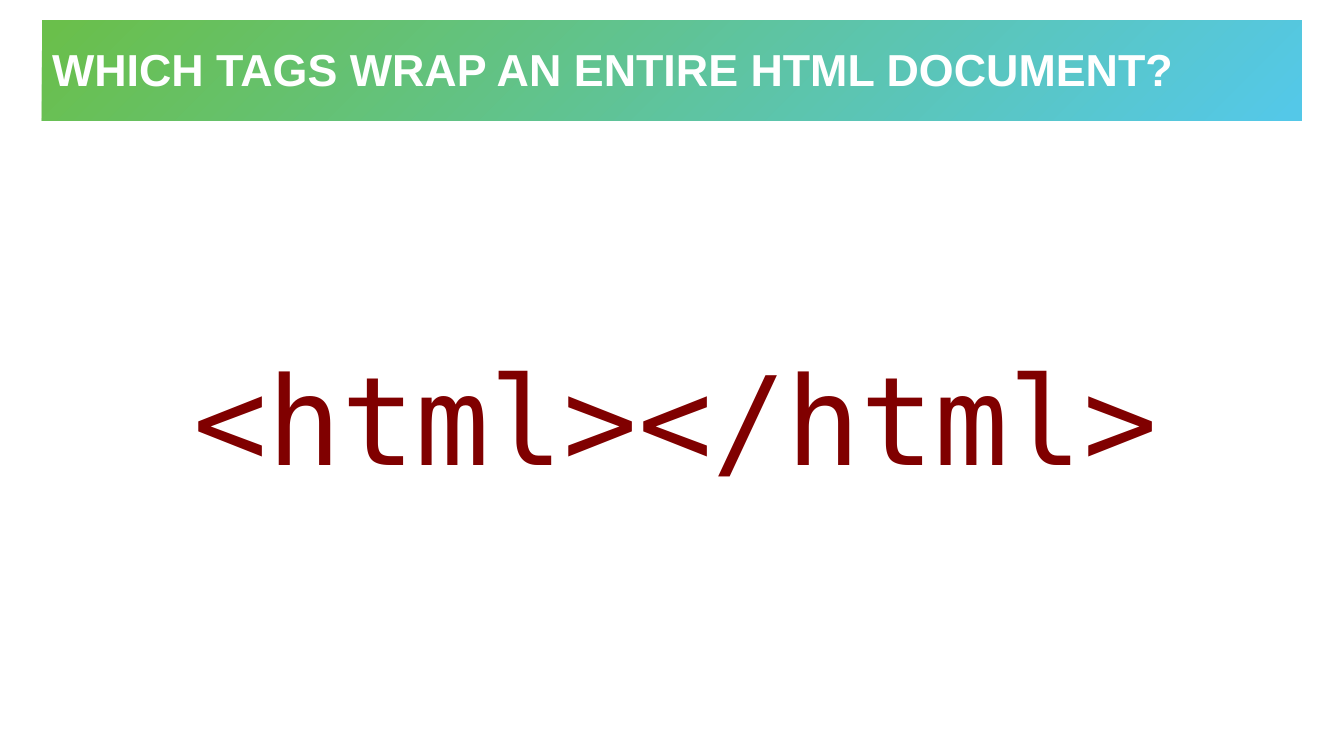
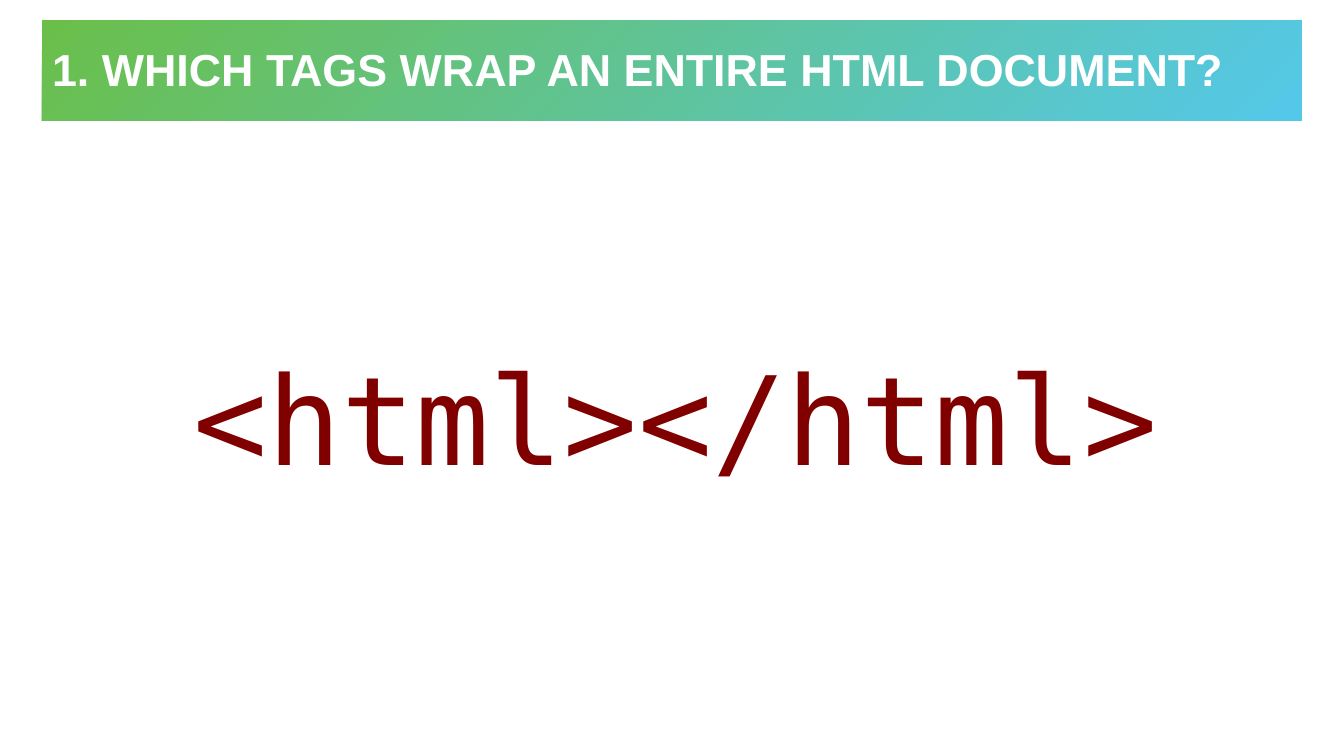
Before and after one commit to hytechclub/web-101, a slide deck: slide 3 of Week06/HtmlCssReviewActivity.pptx (slide 2 before the commit). Drawn at 1344x756 pixels with LibreOffice and Linux fonts; fonts in the diff are those of the drawing. Boxes give left, top, right and bottom in pixels: in the first picture for what was removed or moved away, otherwise in the second. Text is boxed around its words. In the diff, an @@ line names an element or a change of style, - is before the commit and + after.

```diff
--- a/Week06/HtmlCssReviewActivity.pptx
+++ b/Week06/HtmlCssReviewActivity.pptx
@@ title at box(52, 54, 1222, 87): text changed @@
-WHICH TAGS WRAP AN ENTIRE HTML DOCUMENT?
+1. WHICH TAGS WRAP AN ENTIRE HTML DOCUMENT?
```
Also in this commit, not shown: 12 other slides changed, 1 slide added.
